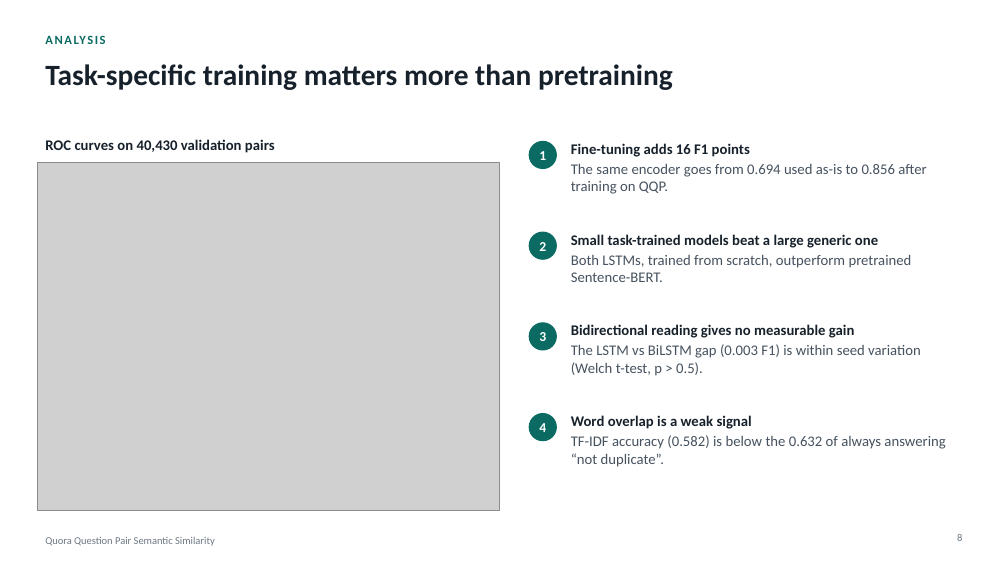
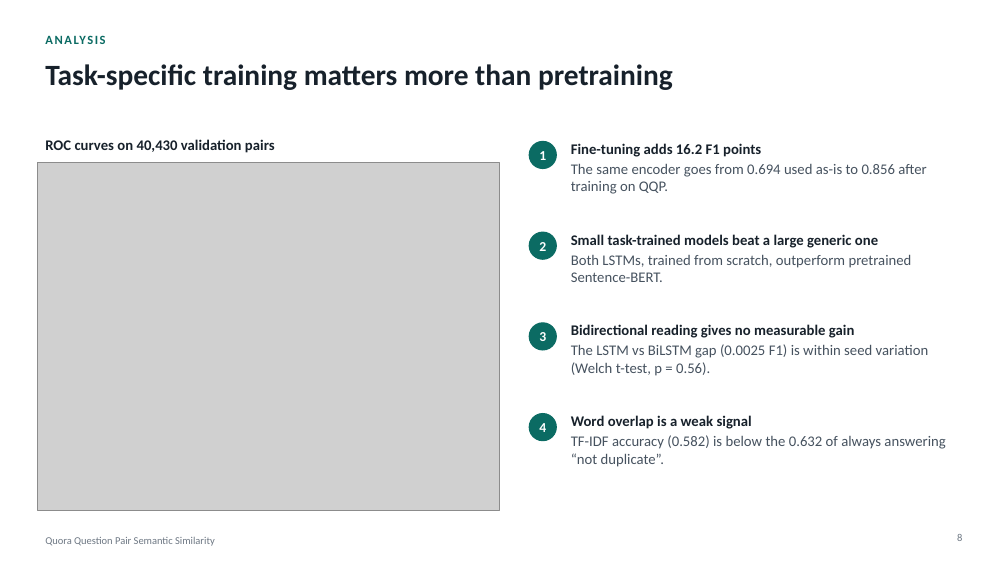
Before and after one commit to SaiPraneeth9955/quora-duplicate-question-detection, a slide deck: slide 8 of presentation/QQP_Duplicate_Question_Detection.pptx. Drawn at 1008x567 pixels with LibreOffice and Linux fonts; fonts in the diff are those of the drawing; grey boxes stand for pictures. Boxes give left, top, right and bottom in pixels: in the first picture for what was removed or moved away, otherwise in the second. Text is boxed around its words. In the diff, an @@ line names an element or a change of style, - is before the commit and + after.

Commit message:
Replace approximate figures with exact values from the results
Fix the false 'under six minutes' LSTM training claim (max run 6.46 min), and state exact gaps, p-values, parameter counts, speed ratios and total run time.

```diff
--- a/presentation/QQP_Duplicate_Question_Detection.pptx
+++ b/presentation/QQP_Duplicate_Question_Detection.pptx
@@ text at box(571, 143, 761, 157): text changed @@
-Fine-tuning adds 16 F1 points
+Fine-tuning adds 16.2 F1 points
@@ text at box(571, 344, 929, 376): text changed @@
-The LSTM vs BiLSTM gap (0.003 F1) is within seed variation (Welch t-test, p > 0.5).
+The LSTM vs BiLSTM gap (0.0025 F1) is within seed variation (Welch t-test, p = 0.56).
```
Also in this commit, not shown: 2 other slides changed, 1 other file.
